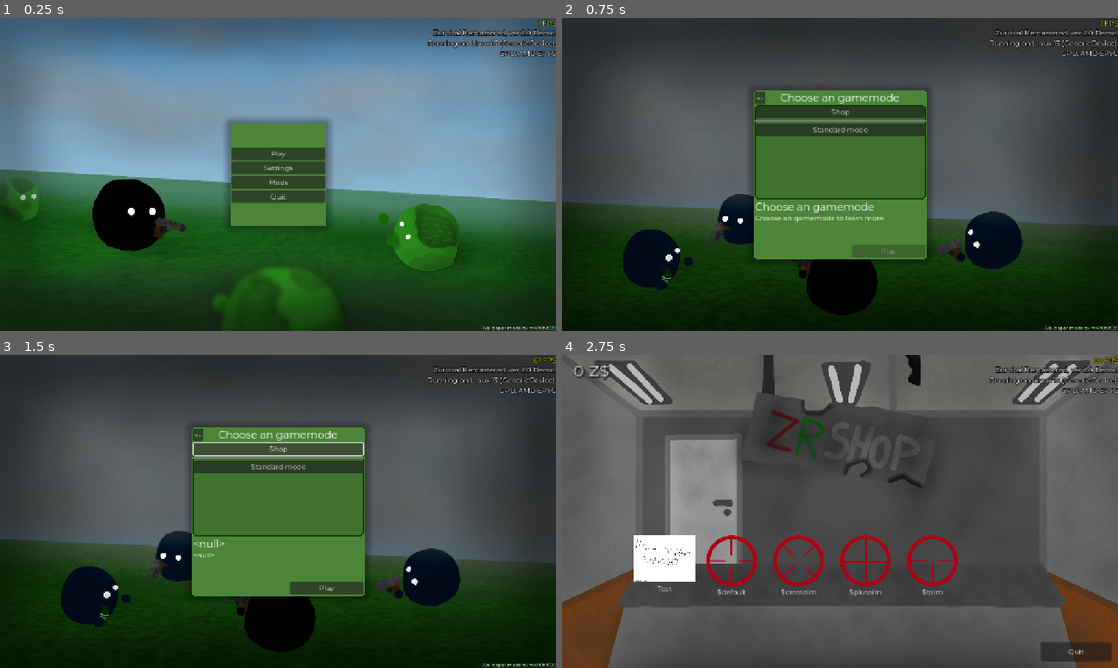
Above: before the commit, frames 1-4 (two rows, left to right).
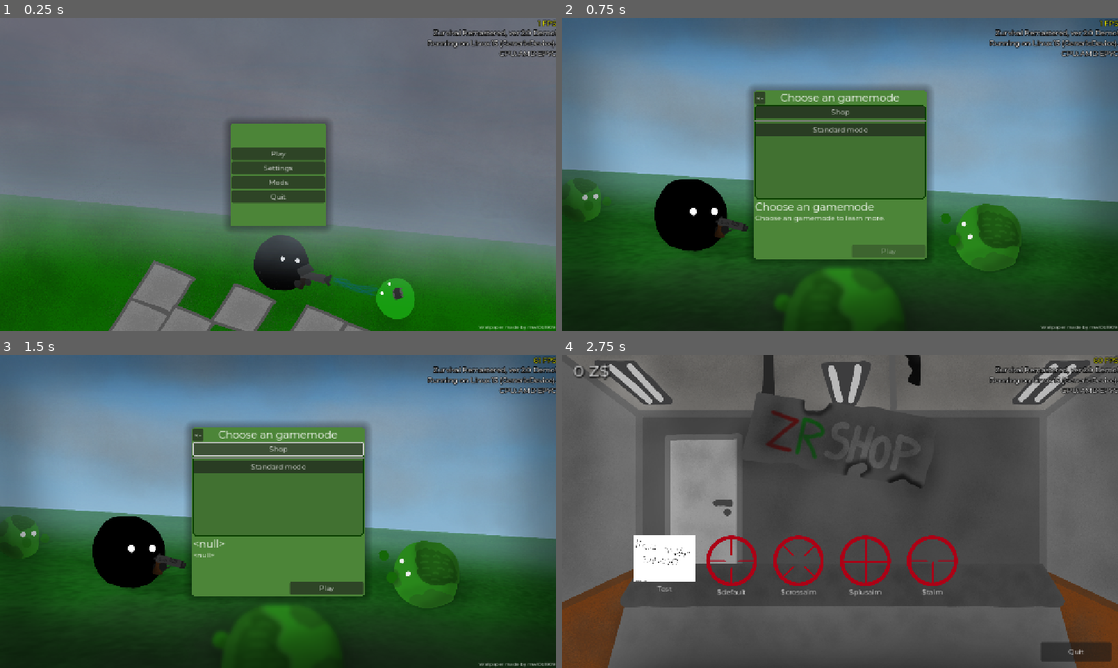
Above: after the commit, the same moments.

Repository: klodskateam/zurvival-remastered
Game: Godot game, scene res://menu.tscn
Same seed, same stepped clock (60 frames per second), same inputs: the game is played once before the commit and once after it.
Inputs:
- Up to frame 1 (0.25 s): no input
- Up to frame 2 (0.75 s): click "Play" at 0.5 s
- Up to frame 3 (1.5 s): click "Shop" at 1.25 s
- Up to frame 4 (2.75 s): click "Play" at 2 s

The runs differ from the first frame. In frame 1, 87% of the frame differs, in the area x 0-100%, y 0-100%; in frame 2, 63%; in frame 3, 63%; in frame 4, nothing differs.

Commit message:
небольшая переделка бг

Diff:
--- a/background.gd
+++ b/background.gd
@@ -77,5 +77,5 @@
 	imageres = BGs[bgid]["image"].get_size()
 	scale2 = max((1280.0/imageres.x), (720.0/imageres.y))
 	scale = Vector2(scale2, scale2)
-	$Label.text = tr("$createdby") + " " + BGs[bgid]["author"]
+	$"../Label".text = tr("$createdby") + " " + BGs[bgid]["author"]
 	current_image = bgid
--- a/background.tscn
+++ b/background.tscn
@@ -1,21 +1,28 @@
-[gd_scene load_steps=4 format=3 uid="uid://db8yny8uiwun1"]
+[gd_scene load_steps=5 format=3 uid="uid://db8yny8uiwun1"]
 
 [ext_resource type="Texture2D" uid="uid://dtx8bje4ie0ja" path="res://bgs/1.png" id="1_vrd3a"]
 [ext_resource type="Script" uid="uid://baotmr4fuvmav" path="res://background.gd" id="2_pv48m"]
 [ext_resource type="Theme" uid="uid://d2wr8qi0mdxxq" path="res://ui.tres" id="3_d4myy"]
 
-[node name="Background" type="Sprite2D"]
+[sub_resource type="LabelSettings" id="LabelSettings_i7s6n"]
+font_size = 11
+
+[node name="Node2D" type="Node2D"]
+
+[node name="Sprite2D" type="Sprite2D" parent="."]
 position = Vector2(640, 360)
-scale = Vector2(0.667, 0.667)
+scale = Vector2(0.666667, 0.666667)
 texture = ExtResource("1_vrd3a")
 script = ExtResource("2_pv48m")
 
 [node name="Label" type="Label" parent="."]
-offset_left = 642.0
-offset_top = 420.0
-offset_right = 959.0
-offset_bottom = 539.0
+offset_left = 954.0
+offset_top = 703.0
+offset_right = 1277.0
+offset_bottom = 717.0
 theme = ExtResource("3_d4myy")
 text = "AUTHOR228"
+label_settings = SubResource("LabelSettings_i7s6n")
 horizontal_alignment = 2
-vertical_alignment = 2
+autowrap_mode = 1
+justification_flags = 171
